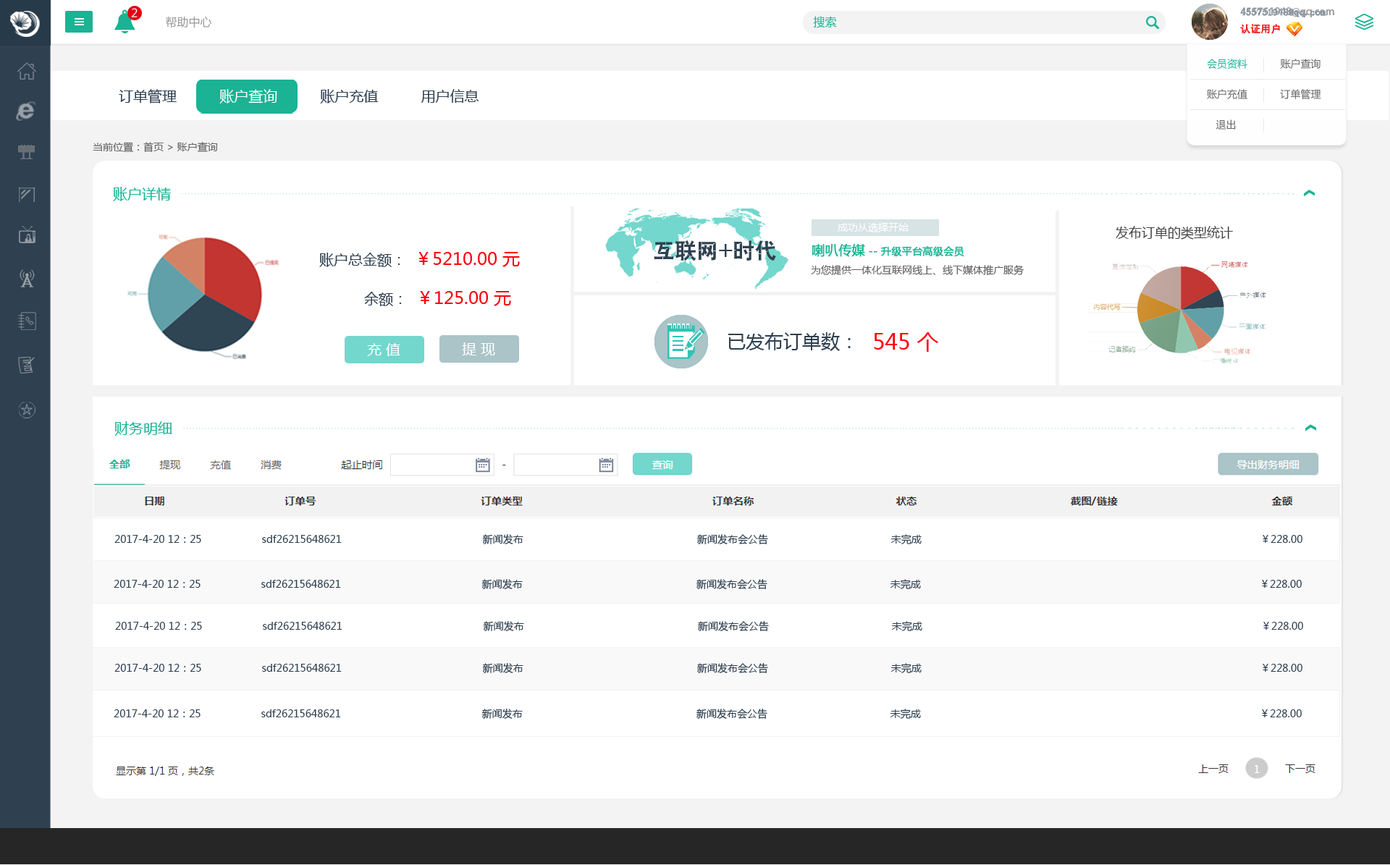
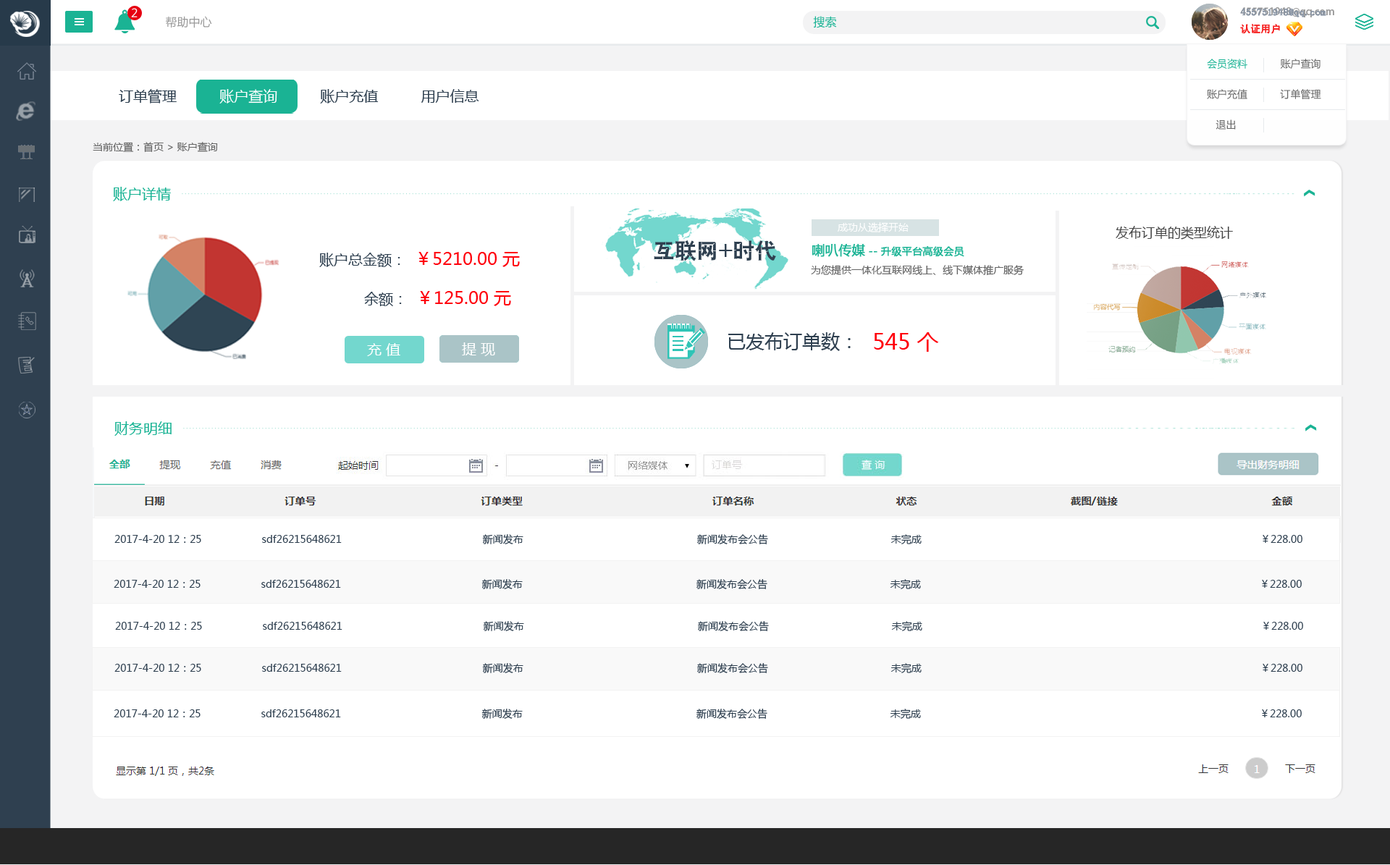
Before/after of a 1390 × 865 layered artwork. What changed in the layer stack:
added layer "图层 99" in group "组 13" over [336, 451, 904, 481]
